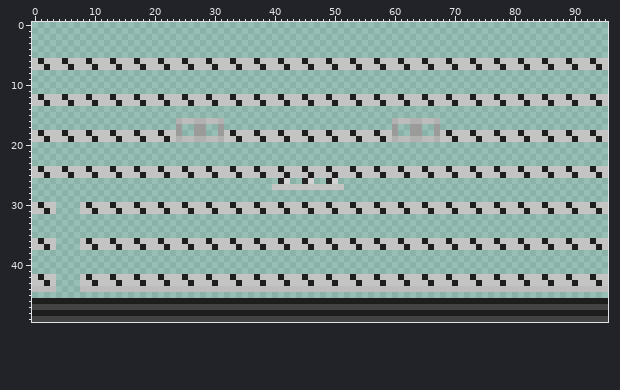
Pixel-art file -- test/aseprite/house.aseprite. That is the earlier state.
96x50 pixels, 1 frame. Colours within 5 levels of each other are drawn and written as one.
After the commit:
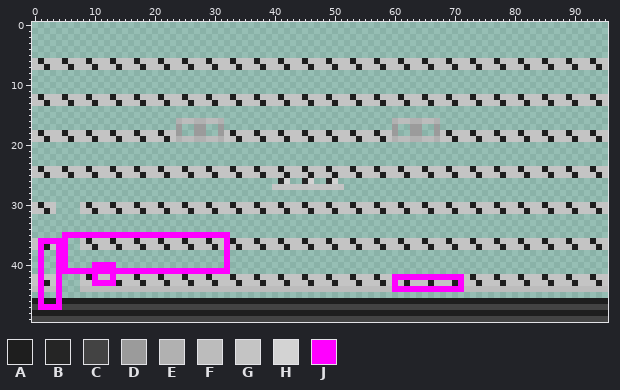
Palette (. is transparent): A #1e1e1e  B #252525  C #434343  D #9b9b9b  E #b1b1b1  F #bcbcbc  G #c4c4c4  H #d3d3d3  J #ff00ff
From old to new:
layer "entities" added
Changed rows in their new state; - is an unchanged pixel.
Layer "entities":
first column x 1:
35 ----JJJJJJJJJJJJJJJJJJJJJJJJJJJJ---------------------------------------
36 JJJJJ--------------------------J---------------------------------------
37 J--JJ--------------------------J---------------------------------------
38 J--JJ--------------------------J---------------------------------------
39 J--JJ--------------------------J---------------------------------------
40 J--JJ----JJJJ------------------J---------------------------------------
41 J--JJJJJJJJJJJJJJJJJJJJJJJJJJJJJ---------------------------------------
42 J--J-----J--J----------------------------------------------JJJJJJJJJJJJ
43 J--J-----JJJJ----------------------------------------------J----------J
44 J--J-------------------------------------------------------JJJJJJJJJJJJ
45 J--J-------------------------------------------------------------------
46 J--J-------------------------------------------------------------------
47 JJJJ-------------------------------------------------------------------
